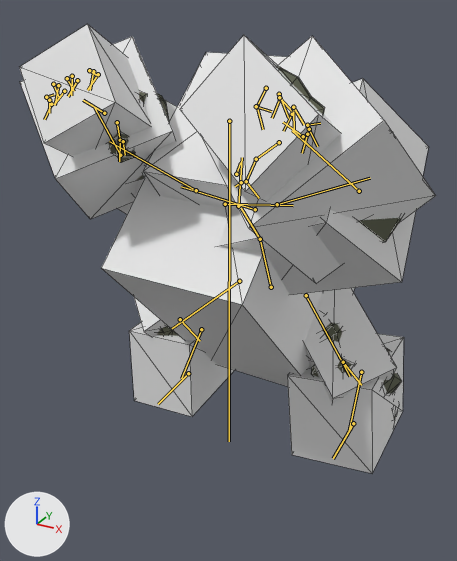
An edit to the glTF model 3D BaseFramework/Asset/Models/Character/Enemy/Golem/golem.gltf, drawn before and after from the same camera.
Both versions are drawn from a 50 mm lens placed at (14.2, -25.9, 23.0), pointed at (-0.8, 1.4, 9.3). Lighting does not change. The marker at lower left points along +X, +Y and +Z. Both versions are drawn at frame 81 of the action 'Appeal'; the numbers are the values there. The bones that bend it are drawn over the model as lines. Mesh edges are drawn as thin lines.

In view in the first picture: 'Body', 'COL01', 'COL02', 'COL03', 'COL04', 'COL05', 'COL06', 'COL07', 'COL08', 'COL09', 'COL10', 'COL11', 'COL12'.
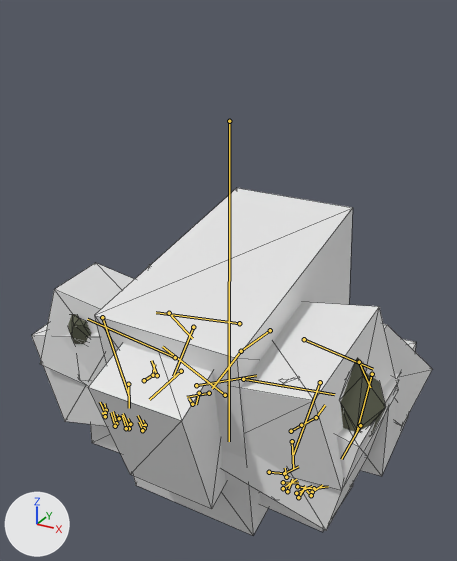
Edits to the scene script, one JSON object a line:
```json
{"block": "bone_spine", "where": "bone_spine = bpy.data.objects['B-hips'].pose.bones['spine']"}
{"op": "set", "path": "bone_spine.location", "old": "(0.0, -6.64, -6.44)", "new": "(0.0, -9.56, -6.48)"}
{"op": "set", "path": "bone_spine.rotation_quaternion", "old": "(0.979, 0.206, -0.01, -0.003)", "new": "(0.76, 0.65, -0.007, -0.007)", "note": "degrees (24, -1, -1) -> degrees (81, 0, -1)"}
{"block": "bone_b_neck", "where": "bone_b_neck = bpy.data.objects['B-hips'].pose.bones['B-neck']  # child of 'B-chest'"}
{"op": "set", "path": "bone_b_neck.rotation_quaternion", "old": "(0.758, -0.652, 0.0, -0.001)", "new": "(0.822, -0.569, 0.0, -0.004)", "note": "degrees (-81, 0, 0) -> degrees (-69, 0, 0)"}
{"block": "bone_b_jaw", "where": "bone_b_jaw = bpy.data.objects['B-hips'].pose.bones['B-jaw']  # child of 'B-head'"}
{"op": "set", "path": "bone_b_jaw.rotation_quaternion", "old": "(0.992, 0.124, -0.002, -0.002)", "new": "(1.0, 0.0, 0.0, 0.0)", "note": "degrees (14, 0, 0) -> degrees (0, 0, 0)"}
{"block": "bone_b_shoulder_l", "where": "bone_b_shoulder_l = bpy.data.objects['B-hips'].pose.bones['B-shoulder.L']  # child of 'B-chest'"}
{"op": "set", "path": "bone_b_shoulder_l.rotation_quaternion", "old": "(0.601, -0.119, -0.78, 0.131)", "new": "(0.955, -0.075, -0.155, -0.24)", "note": "degrees (55, -115, -54) -> degrees (-4, -19, -27)"}
{"block": "bone_b_forearm_l", "where": "bone_b_forearm_l = bpy.data.objects['B-hips'].pose.bones['B-forearm.L']  # child of 'B-upperArm.L'"}
{"op": "set", "path": "bone_b_forearm_l.rotation_quaternion", "old": "(0.785, 0.355, -0.313, -0.4)", "new": "(0.675, 0.724, -0.075, -0.122)", "note": "degrees (56, -12, -60) -> degrees (93, 4, -16)"}
{"block": "bone_b_shoulder_r", "where": "bone_b_shoulder_r = bpy.data.objects['B-hips'].pose.bones['B-shoulder.R']  # child of 'B-chest'"}
{"op": "set", "path": "bone_b_shoulder_r.rotation_quaternion", "old": "(0.601, -0.119, 0.78, -0.131)", "new": "(0.956, -0.075, 0.155, 0.239)", "note": "degrees (55, 115, 54) -> degrees (-4, 19, 27)"}
{"block": "bone_b_forearm_r", "where": "bone_b_forearm_r = bpy.data.objects['B-hips'].pose.bones['B-forearm.R']  # child of 'B-upperArm.R'"}
{"op": "set", "path": "bone_b_forearm_r.rotation_quaternion", "old": "(0.785, 0.355, 0.313, 0.4)", "new": "(0.675, 0.724, 0.075, 0.121)", "note": "degrees (56, 12, 60) -> degrees (93, -4, 16)"}
{"block": "bone_b_thigh_l", "where": "bone_b_thigh_l = bpy.data.objects['B-hips'].pose.bones['B-thigh.L']"}
{"op": "set", "path": "bone_b_thigh_l.location", "old": "(0.34, 4.53, 6.83)", "new": "(0.27, 7.43, 7.01)"}
{"op": "set", "path": "bone_b_thigh_l.rotation_quaternion", "old": "(0.881, -0.313, -0.216, -0.283)", "new": "(0.683, -0.424, -0.089, -0.588)", "note": "degrees (-31, -34, -26) -> degrees (-37, -38, -68)"}
{"block": "bone_b_shin_l", "where": "bone_b_shin_l = bpy.data.objects['B-hips'].pose.bones['B-shin.L']  # child of 'B-thigh.L'"}
{"op": "set", "path": "bone_b_shin_l.rotation_quaternion", "old": "(0.769, 0.519, 0.361, 0.093)", "new": "(0.561, 0.56, 0.385, 0.472)", "note": "degrees (77, 27, 36) -> degrees (86, -6, 75)"}
{"block": "bone_b_thigh_r", "where": "bone_b_thigh_r = bpy.data.objects['B-hips'].pose.bones['B-thigh.R']"}
{"op": "set", "path": "bone_b_thigh_r.location", "old": "(-0.34, 4.53, 6.83)", "new": "(-0.27, 7.43, 7.01)"}
{"op": "set", "path": "bone_b_thigh_r.rotation_quaternion", "old": "(0.881, -0.313, 0.216, 0.283)", "new": "(0.683, -0.424, 0.089, 0.588)", "note": "degrees (-31, 34, 26) -> degrees (-37, 38, 68)"}
{"block": "bone_b_shin_r", "where": "bone_b_shin_r = bpy.data.objects['B-hips'].pose.bones['B-shin.R']  # child of 'B-thigh.R'"}
{"op": "set", "path": "bone_b_shin_r.rotation_quaternion", "old": "(0.769, 0.519, -0.361, -0.093)", "new": "(0.561, 0.56, -0.385, -0.472)", "note": "degrees (77, -27, -36) -> degrees (86, 6, -75)"}
```

Pixel boxes (x1, y1, x2, y2) of what changed, in the pictures (457 x 561 px):
```json
{"object": "COL12", "change": "posed", "before": [101, 180, 355, 386], "after": [94, 188, 353, 535]}
{"object": "COL03", "change": "posed", "before": [218, 79, 428, 295], "after": [240, 302, 398, 491]}
{"object": "COL01", "change": "posed", "before": [202, 36, 436, 284], "after": [222, 377, 399, 530]}
{"object": "COL11", "change": "posed", "before": [143, 52, 287, 209], "after": [88, 344, 226, 508]}
{"object": "COL02", "change": "posed", "before": [180, 35, 341, 202], "after": [260, 484, 353, 532]}
{"object": "COL04", "change": "posed", "before": [20, 24, 152, 156], "after": [90, 424, 120, 453]}
{"object": "COL05", "change": "posed", "before": [20, 36, 176, 219], "after": [31, 324, 107, 426]}
{"object": "COL07", "change": "posed", "before": [287, 334, 404, 473], "after": [361, 339, 416, 476]}
{"object": "COL09", "change": "posed", "before": [304, 288, 397, 403], "after": [383, 324, 432, 426]}
{"object": "COL06", "change": "posed", "before": [117, 101, 177, 214], "after": [40, 263, 134, 386]}
{"object": "Body", "change": "posed", "before": [108, 66, 401, 420], "after": [68, 314, 386, 435]}
{"bone": "spine", "before": "(271, 287) to (260, 239)", "after": "(270, 330) to (241, 351)"}
{"bone": "B-neck", "before": "(238, 206) to (242, 157)", "after": "(209, 393) to (187, 397)"}
{"bone": "B-jaw", "before": "(241, 182) to (235, 186)", "after": "(199, 393) to (196, 404)"}
{"bone": "B-shoulder.L", "before": "(225, 204) to (293, 205)", "after": "(196, 385) to (256, 375)"}
{"bone": "B-forearm.L", "before": "(359, 191) to (292, 130)", "after": "(320, 382) to (293, 454)"}
{"bone": "B-shoulder.R", "before": "(255, 209) to (181, 186)", "after": "(225, 395) to (162, 346)"}
{"bone": "B-forearm.R", "before": "(120, 155) to (94, 107)", "after": "(102, 317) to (129, 396)"}
{"bone": "B-thigh.L", "before": "(306, 295) to (350, 376)", "after": "(304, 339) to (373, 369)"}
{"bone": "B-shin.L", "before": "(343, 362) to (361, 385)", "after": "(359, 362) to (370, 387)"}
{"bone": "B-thigh.R", "before": "(239, 281) to (172, 328)", "after": "(239, 323) to (156, 312)"}
{"bone": "B-shin.R", "before": "(180, 319) to (200, 341)", "after": "(169, 313) to (192, 338)"}
```
